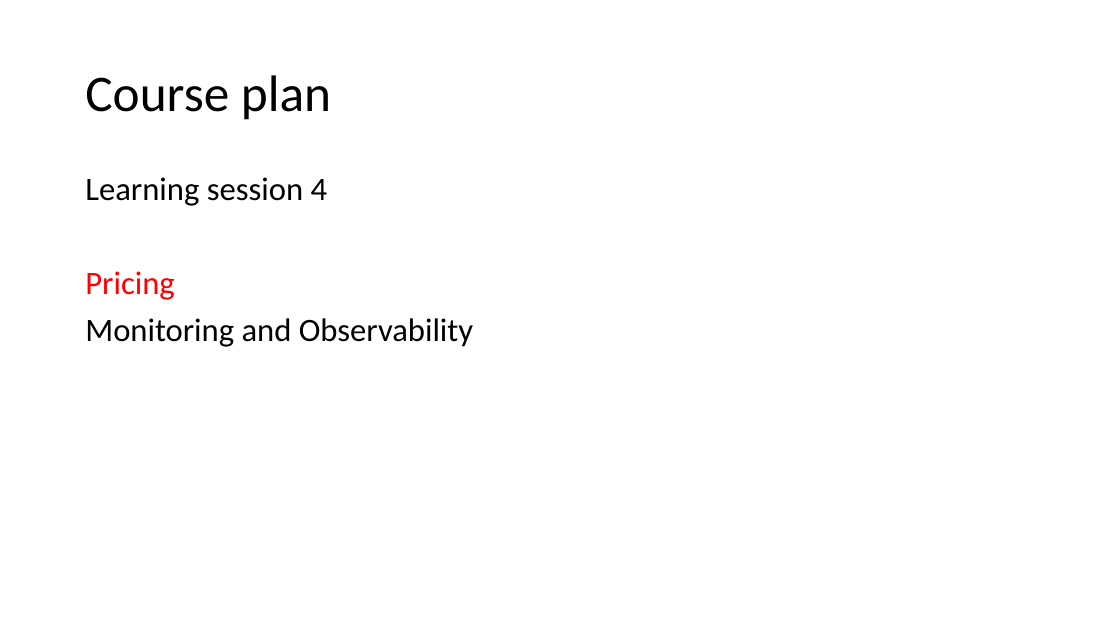
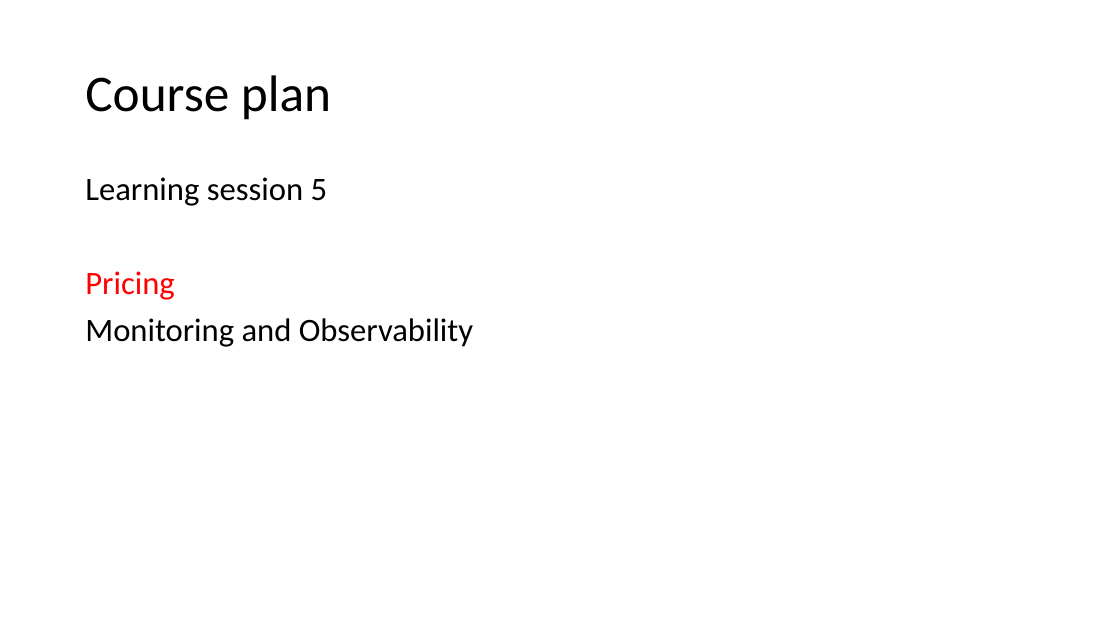
Before and after one commit to v1r7u/cloud_computing_old, a slide deck: slide 2 of presentations/05_Monitoring_Pricing.pptx. Drawn at 1120x630 pixels with LibreOffice and Linux fonts; fonts in the diff are those of the drawing. Boxes give left, top, right and bottom in pixels: in the first picture for what was removed or moved away, otherwise in the second. Text is boxed around its words. In the diff, an @@ line names an element or a change of style, - is before the commit and + after.

Commit message:
Update session numbers in presentations

```diff
--- a/presentations/05_Monitoring_Pricing.pptx
+++ b/presentations/05_Monitoring_Pricing.pptx
@@ text at bbox=[85, 177, 328, 206]: text changed @@
-Learning session 4
+Learning session 5
```
Also in this commit, not shown: 1 other slide changed, 7 other files.
